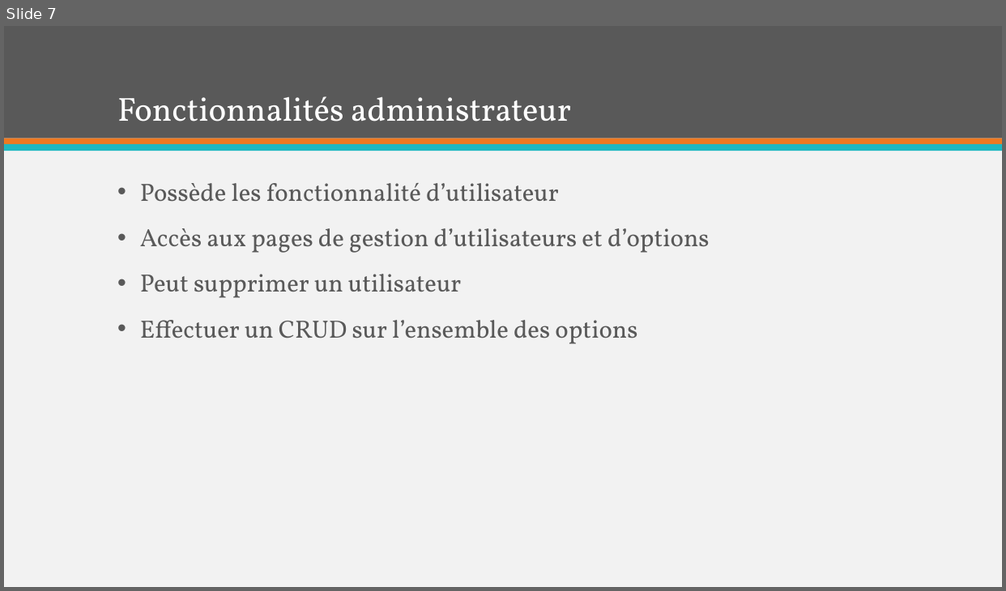
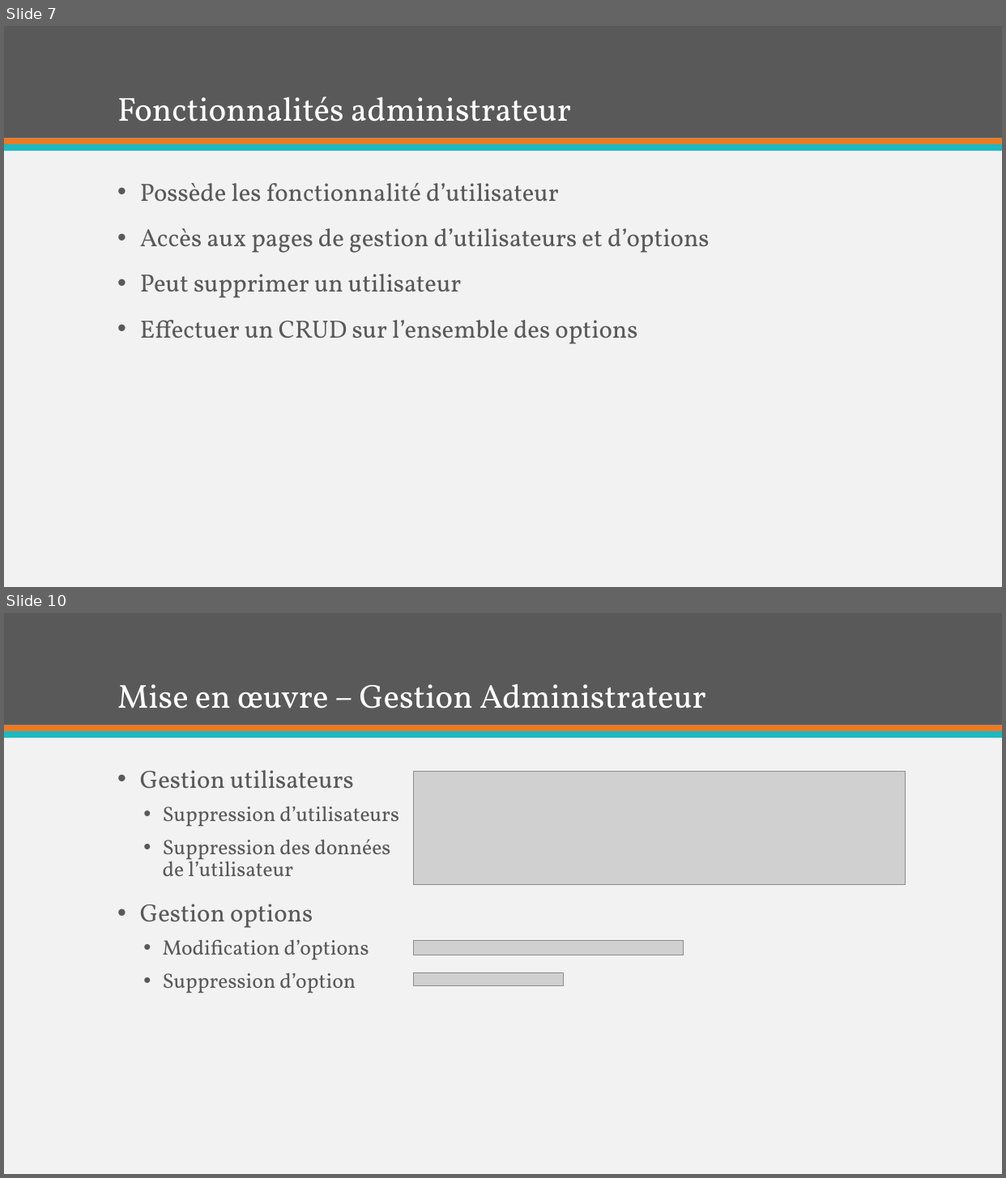
Before and after one commit to Benoris/TPI, a slide deck: Documentation/Orale/Présentation Furnigo.pptx. Shown one above the other, each under a label of ours: slide 7 before the commit, slides 7 and 10 after it; the slides between them are not shown. The pictures are 1006x591 and 1006x1178 pixels, drawn with LibreOffice and Linux fonts; fonts in the diff are those of the drawing; grey boxes stand for pictures. Boxes give left, top, right and bottom in pixels: in the first picture for what was removed or moved away, otherwise in the second. Text is boxed around its words. In the diff, an @@ line names an element or a change of style, - is before the commit and + after.

```diff
--- a/Documentation/Orale/Présentation Furnigo.pptx
+++ b/Documentation/Orale/Présentation Furnigo.pptx
@@ slide 10 added at (4, 613, 1002, 1174), background #F2F2F2; not listed: 3 template elements that a slide beside it also shows @@
@@ title added at (117, 684, 706, 709), 32 pt, text #FFFFFF @@
+Mise en œuvre – Gestion Administrateur
@@ text added at (140, 770, 399, 994), 20 pt, text #595959 @@
+• Gestion utilisateurs
+  • Suppression d’utilisateurs
+  • Suppression des données
+    de l’utilisateur
+• Gestion options
+  • Modification d’options
+  • Suppression d’option
@@ picture added at (414, 772, 906, 884) @@
@@ picture added at (414, 941, 684, 956) @@
@@ picture added at (414, 973, 564, 986) @@
```
Also in this commit, not shown: 3 slides changed, 4 other slides added, 1 slide removed, 2 other files.
